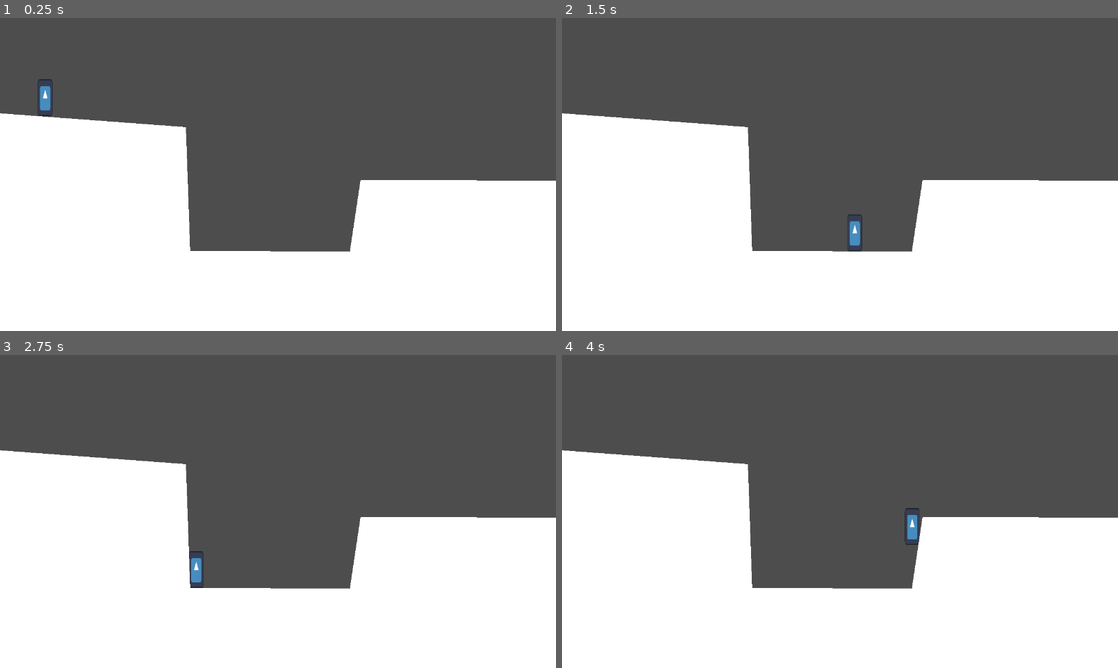
Above: before the commit, frames 1-4 (two rows, left to right).
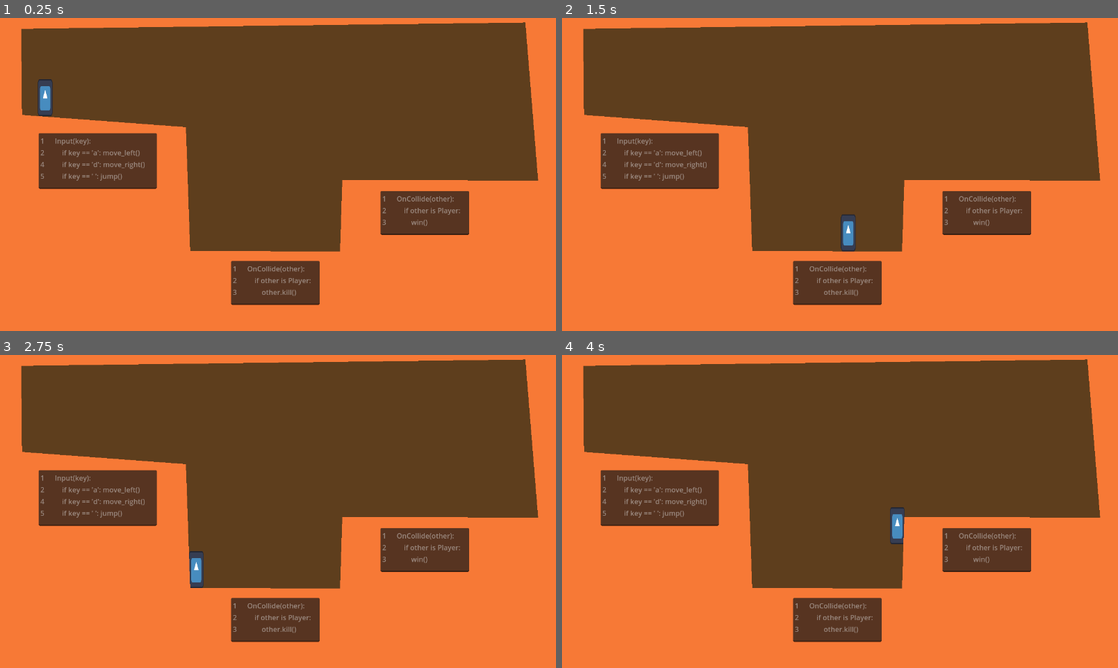
Above: after the commit, the same moments.

Repository: Javachup/godot-prototypes
Game: Godot game, scene res://root.tscn
Same seed, same stepped clock (60 frames per second), same inputs: the game is played once before the commit and once after it. The engine's default icon, where the game draws it, is replaced by a stand-in: a white triangle on a blue panel in a dark square.
Inputs:
- Up to frame 1 (0.25 s): no input
- Up to frame 2 (1.5 s): tap Enter at 0.5 s; hold D from 0.53 s (still down); tap Space at 0.77 s
- Up to frame 3 (2.75 s): tap Space at 1.52 s; release D at 2.03 s; hold A from 2.03 s (still down)
- Up to frame 4 (4 s): release A at 2.78 s; hold D from 2.78 s (still down); tap Space at 3.02, 3.77 s

The runs differ from the first frame. In frame 1, 100% of the frame differs, in the area x 0-100%, y 0-100%; in frame 2, 100%; in frame 3, 100%; in frame 4, 100%.

Commit message:
adds code blocks and player smoothing

Diff:
--- /dev/null
+++ b/srcPlatformer/Objects/Code/code.tscn
@@ -0,0 +1,17 @@
+[gd_scene format=3 uid="uid://ud7pyum2w6ac"]
+
+[node name="Code" type="TextEdit"]
+offset_right = 204.0
+offset_bottom = 101.0
+size_flags_horizontal = 3
+text = "1		OnCollide(other):
+2			if other is Player:
+3				other.kill()"
+editable = false
+context_menu_enabled = false
+shortcut_keys_enabled = false
+selecting_enabled = false
+deselect_on_focus_loss_enabled = false
+drag_and_drop_selection_enabled = false
+virtual_keyboard_enabled = false
+middle_mouse_paste_enabled = false
--- a/srcPlatformer/Objects/player/player.gd
+++ b/srcPlatformer/Objects/player/player.gd
@@ -10,6 +10,7 @@
 @export var jump_velocity = 150.0
 ## Weaker gravity when going up and pressing jump
 @export_range(0,1) var gravity_multiplier = 0.4
+@export_range(0,1) var accel = 0.4
 
 @onready var coyote_timer = %CoyoteTimer
 
@@ -33,10 +34,8 @@
 	# Get the input direction and handle the movement/deceleration.
 	var left = float(Input.is_key_pressed(LEFT_KEY))
 	var right = float(Input.is_key_pressed(RIGHT_KEY))
-	var direction = right - left
-	if direction:
-		velocity.x = direction * speed
-	else:
-		velocity.x = move_toward(velocity.x, 0, speed)
+	var target_velocity = (right - left) * speed
+
+	velocity.x = lerp(velocity.x, target_velocity, accel)
 
 	move_and_slide()
--- a/srcPlatformer/project.godot
+++ b/srcPlatformer/project.godot
@@ -34,3 +34,4 @@
 
 renderer/rendering_method="gl_compatibility"
 renderer/rendering_method.mobile="gl_compatibility"
+environment/defaults/default_clear_color=Color(0.37, 0.24235, 0.1147, 1)
--- a/srcPlatformer/root.tscn
+++ b/srcPlatformer/root.tscn
@@ -1,7 +1,8 @@
-[gd_scene load_steps=3 format=3 uid="uid://otixf6thrwrm"]
+[gd_scene load_steps=4 format=3 uid="uid://otixf6thrwrm"]
 
 [ext_resource type="PackedScene" uid="uid://bd57d7g27nh71" path="res://Objects/player/player.tscn" id="1_ctvmj"]
 [ext_resource type="PackedScene" uid="uid://diq480kerq681" path="res://Objects/Wall/Wall.tscn" id="2_osqa0"]
+[ext_resource type="PackedScene" uid="uid://ud7pyum2w6ac" path="res://Objects/Code/code.tscn" id="3_yrfv7"]
 
 [node name="root" type="Node"]
 
@@ -15,14 +16,59 @@
 
 [node name="Camera2D" type="Camera2D" parent="world"]
 
-[node name="Wall" parent="world" instance=ExtResource("2_osqa0")]
+[node name="Walls" type="Node2D" parent="world"]
+
+[node name="Wall" parent="world/Walls" instance=ExtResource("2_osqa0")]
 position = Vector2(-946, 146)
+color = Color(0.97, 0.47821, 0.2134, 1)
 polygon = PackedVector2Array(-84, -63, 222, -293, 734, -255, 751, 238, 16, 235)
 
-[node name="Wall2" parent="world" instance=ExtResource("2_osqa0")]
+[node name="Wall2" parent="world/Walls" instance=ExtResource("2_osqa0")]
 position = Vector2(-420, 324)
+color = Color(0.97, 0.47821, 0.2134, 1)
 polygon = PackedVector2Array(136, -148, 671, -147, 687, 215, 83, 206)
 
-[node name="Wall3" parent="world" instance=ExtResource("2_osqa0")]
+[node name="Wall3" parent="world/Walls" instance=ExtResource("2_osqa0")]
 position = Vector2(54, 161)
-polygon = PackedVector2Array(136, -148, 671, -147, 687, 215, 83, 206)
+color = Color(0.97, 0.47821, 0.2134, 1)
+polygon = PackedVector2Array(94, -148, 671, -147, 687, 215, 83, 206)
+
+[node name="Wall4" parent="world/Walls" instance=ExtResource("2_osqa0")]
+position = Vector2(-873, -253)
+color = Color(0.97, 0.47821, 0.2134, 1)
+polygon = PackedVector2Array(284, 156, 280, -280, -40, -268, -44, 334)
+
+[node name="Wall5" parent="world/Walls" instance=ExtResource("2_osqa0")]
+position = Vector2(-115, -455)
+color = Color(0.97, 0.47821, 0.2134, 1)
+polygon = PackedVector2Array(-488, 120, 800, 104, 748, -146, -576, -124)
+
+[node name="Wall6" parent="world/Walls" instance=ExtResource("2_osqa0")]
+position = Vector2(659, -373)
+color = Color(0.97, 0.47821, 0.2134, 1)
+polygon = PackedVector2Array(-94, -32, -46, 562, 328, 422, 254, -132)
+
+[node name="Goal Code" parent="world" instance=ExtResource("3_yrfv7")]
+offset_left = -108.0
+offset_top = 199.0
+offset_right = 96.0
+offset_bottom = 300.0
+
+[node name="PlayerCode" parent="world" instance=ExtResource("3_yrfv7")]
+offset_left = -551.0
+offset_top = -95.0
+offset_right = -279.0
+offset_bottom = 33.0
+text = "1		Input(key):
+2			if key == 'a': move_left()
+4			if key == 'd': move_right()
+5			if key == ' ': jump()"
+
+[node name="SpikesCode" parent="world" instance=ExtResource("3_yrfv7")]
+offset_left = 236.0
+offset_top = 38.0
+offset_right = 440.0
+offset_bottom = 139.0
+text = "1		OnCollide(other):
+2			if other is Player:
+3				win()"
